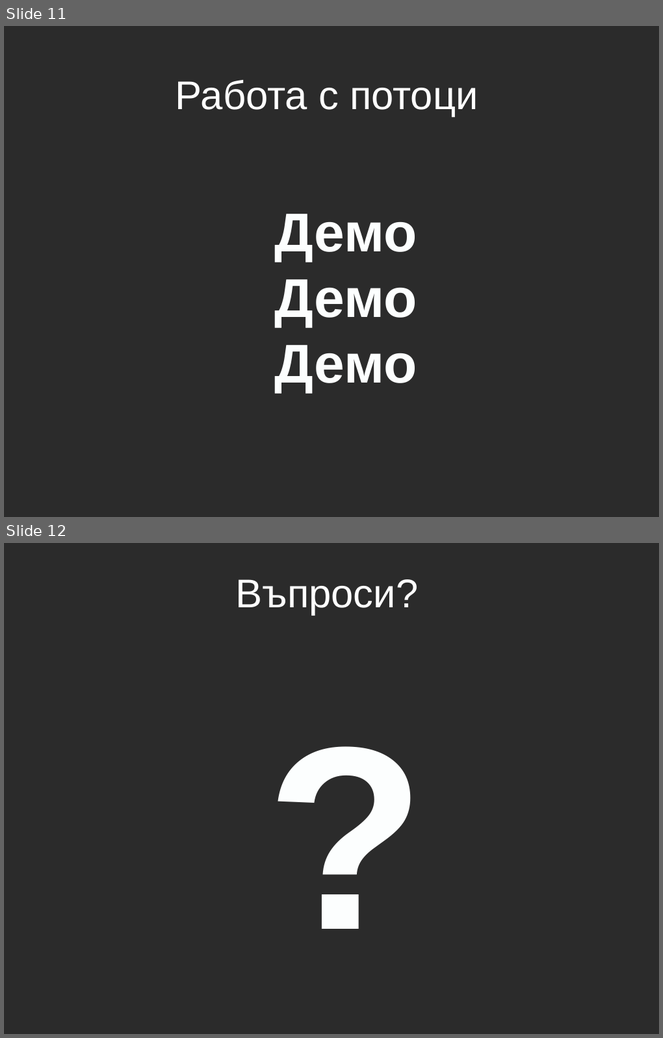
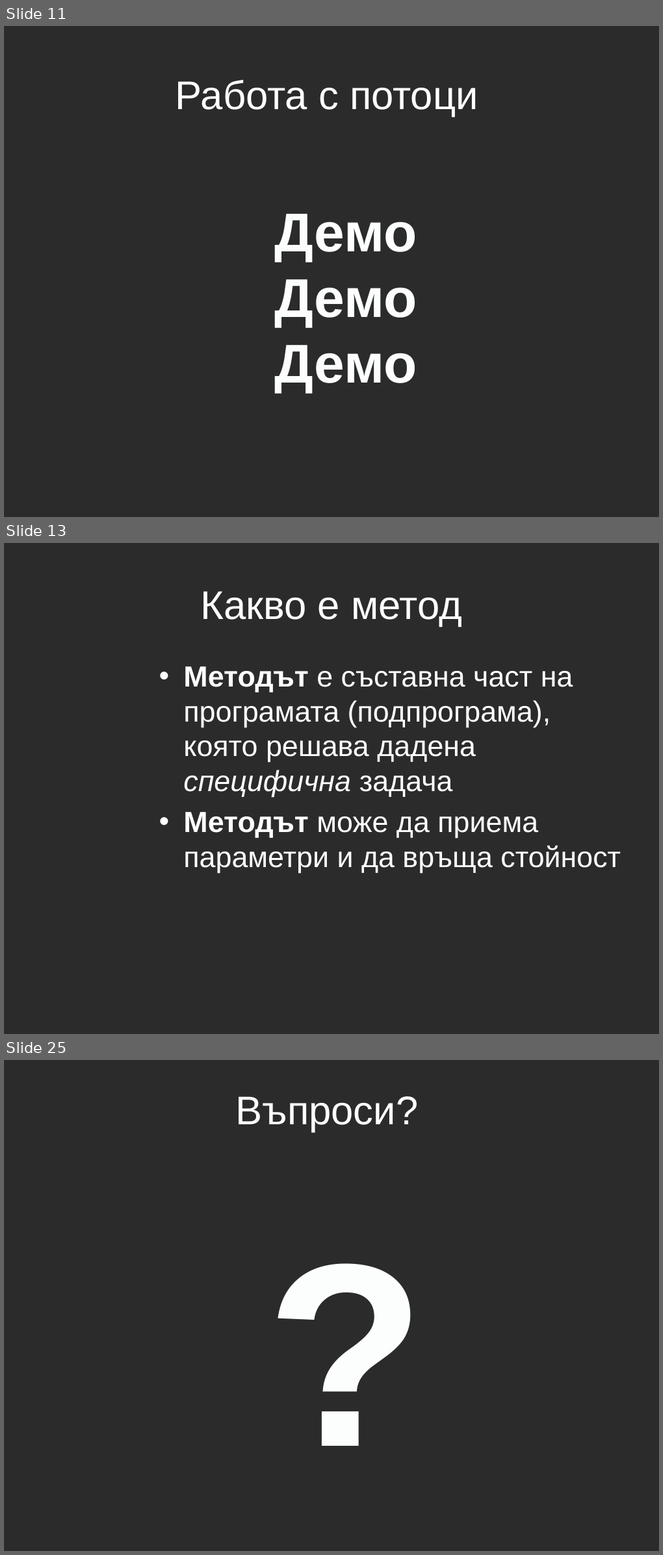
Before and after one commit to aslv/1300ruc, a slide deck: Lecture5/Lecture5.pptx. Shown one above the other, each under a label of ours: slides 11 and 12 before the commit, slides 11, 13 and 25 after it; the slides between them are not shown. The pictures are 663x1038 and 663x1555 pixels, drawn with LibreOffice and Linux fonts; fonts in the diff are those of the drawing; background and template pictures are left out; a plain dark background stands for a picture behind light text. Boxes give left, top, right and bottom in pixels: in the first picture for what was removed or moved away, otherwise in the second. Text is boxed around its words. In the diff, an @@ line names an element or a change of style, - is before the commit and + after.

```diff
--- a/Lecture5/Lecture5.pptx
+++ b/Lecture5/Lecture5.pptx
@@ slide 13 added at <box>4,543,659,1034</box>, background picture (left out) @@
@@ title added at <box>200,591,462,627</box>, 44 pt, text #FFFFFF @@
+Какво е метод
@@ text added at <box>183,667,621,873</box>, 32 pt, text #FFFFFF @@
+• Методът е съставна част на програмата (подпрограма), която решава дадена специфична задача
+• Методът може да приема параметри и да връща стойност
@@ what was slide 12 is now slide 25 @@
```
Also in this commit, not shown: 12 other slides added.
